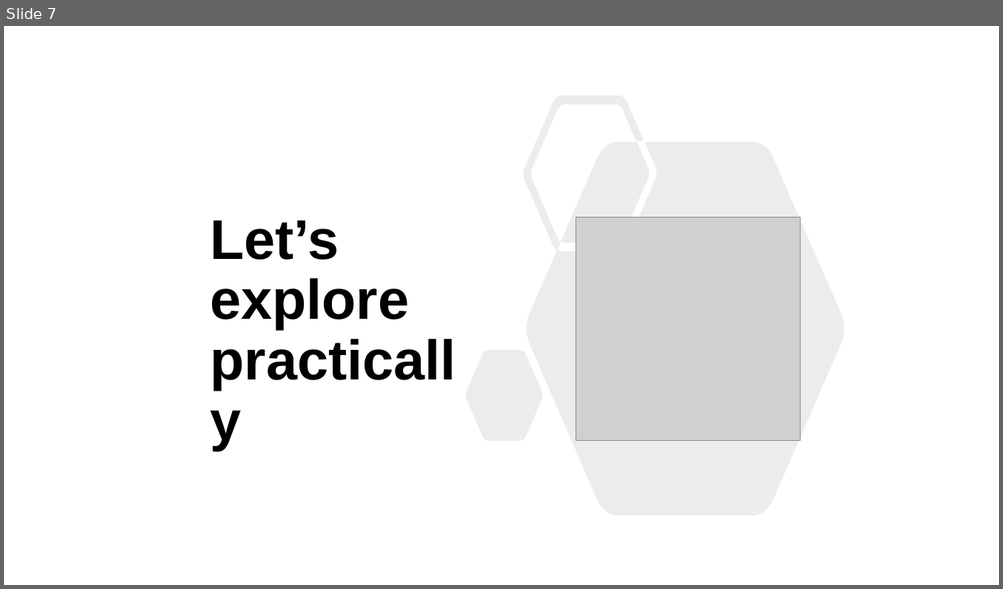
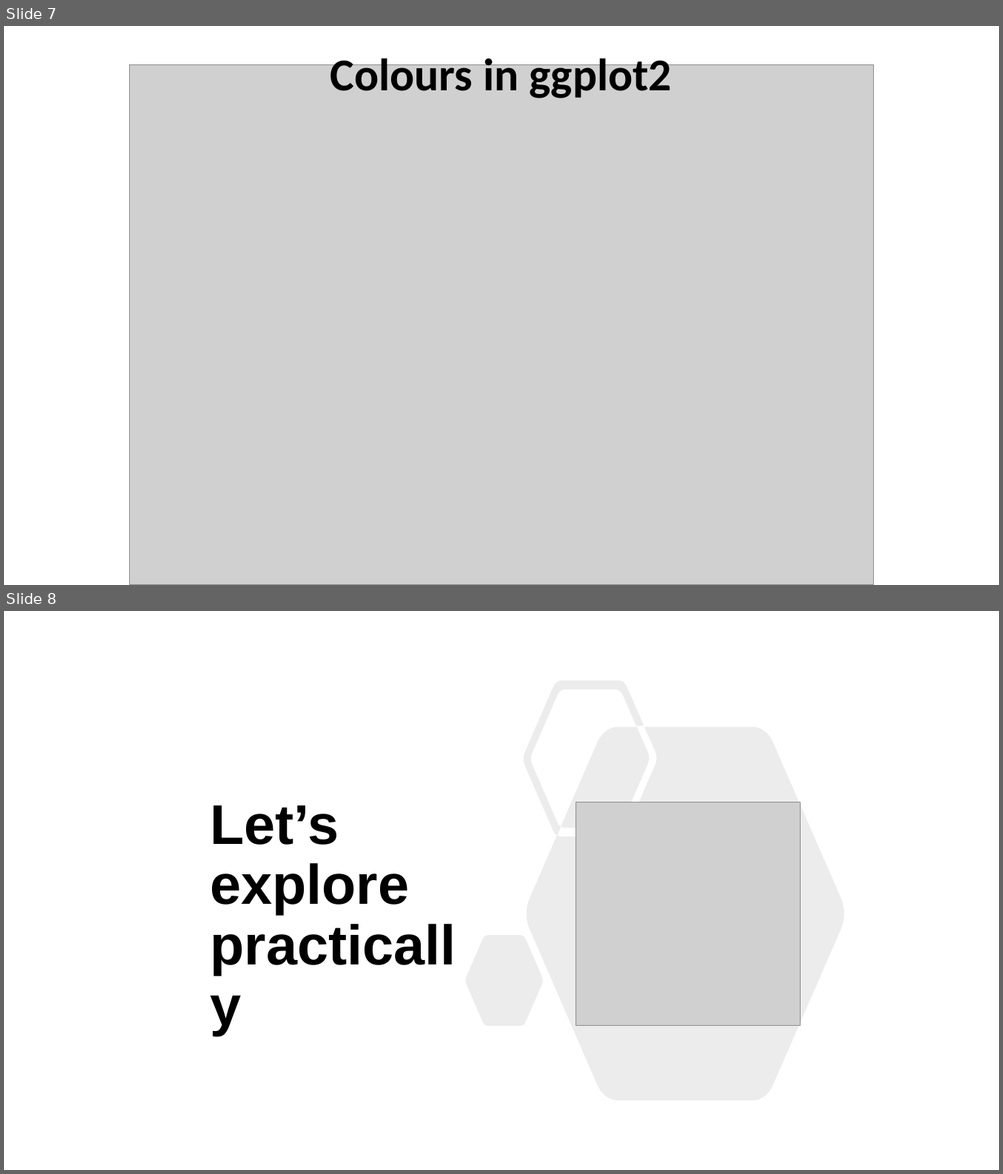
Before and after one commit to Chelysheva/data_vis_ggplot2_June2025, a slide deck: Data_vis_ggplot2.pptx. Shown one above the other, each under a label of ours: slide 7 before the commit, slides 7 and 8 after it. The pictures are 1003x589 and 1003x1174 pixels, drawn with LibreOffice and Linux fonts; fonts in the diff are those of the drawing; grey boxes stand for pictures. Boxes give left, top, right and bottom in pixels: in the first picture for what was removed or moved away, otherwise in the second. Text is boxed around its words. In the diff, an @@ line names an element or a change of style, - is before the commit and + after.

Commit message:
update slides

```diff
--- a/Data_vis_ggplot2.pptx
+++ b/Data_vis_ggplot2.pptx
@@ slide 7 added at [4, 26, 999, 585], background #FFFFFF @@
@@ picture added at [129, 64, 874, 585] @@
@@ text added at [330, 53, 671, 99], 44 pt, text #000000, bold @@
+Colours in ggplot2
@@ what was slide 7 is now slide 8 @@
```
